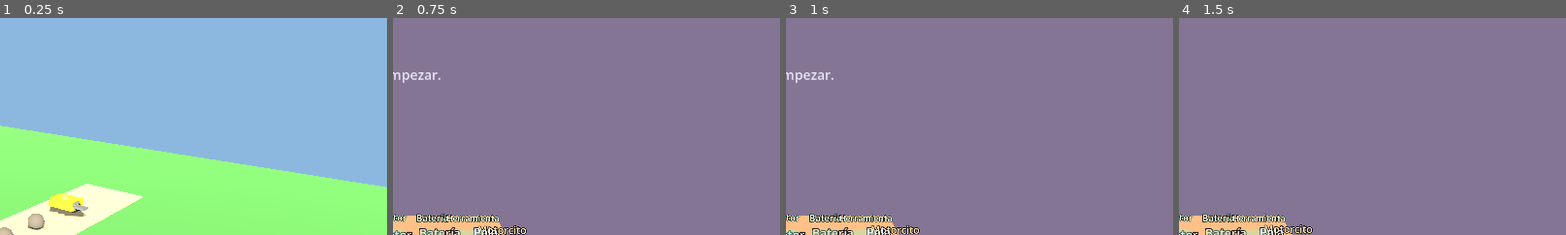
Above: before the commit, frames 1-4 (left to right).
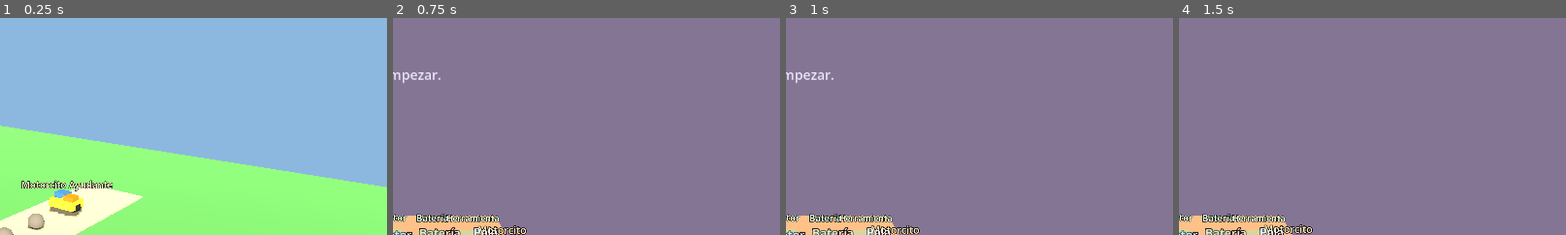
Above: after the commit, the same moments.

Repository: Zouler/project-igor
Game: Godot game, scene res://scenes/test_zone.tscn
The game is run twice, just before and just after one commit, with the same random seed, the same clock (stepped at 60 frames per second) and the same inputs. This scene is started directly instead of the project's main scene.
Inputs:
- Up to frame 1 (0.25 s): no input
- Up to frame 2 (0.75 s): click "Volver al taller" at 0.5 s
- Up to frame 3 (1 s): no input
- Up to frame 4 (1.5 s): click "Probar" at 1.25 s
The pictures show only the part of the screen within x 50-100%, y 0-50%; the shares and areas given below are measured in that part.

The runs differ from the first frame. In frame 1, 1.0% of the frame differs, in the area x 5-30%, y 74-92%; in frame 2, nothing differs; in frame 3, nothing differs; in frame 4, nothing differs.

Commit message:
MVP 0.6: BuildState autoload and workshop-to-test-zone continuity
- Add build_state.gd singleton (flags, set_from_workshop, is_complete)
- Register BuildState in project.godot autoload
- Workshop: snapshot build on Probar; reset clears BuildState
- Test Zone: machine visibility from state; motor/battery meshes; name label
- Typed access via preload to satisfy GDScript analyzer

Co-authored-by: Cursor <cursoragent@cursor.com>

Diff:
--- a/project.godot
+++ b/project.godot
@@ -15,6 +15,10 @@
 config/features=PackedStringArray("4.6", "Mobile")
 config/icon="res://icon.svg"
 
+[autoload]
+
+BuildState="*res://scripts/build_state.gd"
+
 [physics]
 
 3d/physics_engine="Jolt Physics"
--- a/scenes/test_zone.tscn
+++ b/scenes/test_zone.tscn
@@ -64,6 +64,20 @@
 radius = 0.07
 height = 0.14
 radial_segments = 12
+
+[sub_resource type="StandardMaterial3D" id="StandardMaterial3D_motor_tz"]
+albedo_color = Color(0.25, 0.45, 0.92, 1)
+roughness = 0.45
+
+[sub_resource type="BoxMesh" id="BoxMesh_motor_tz"]
+size = Vector3(0.24, 0.14, 0.22)
+
+[sub_resource type="StandardMaterial3D" id="StandardMaterial3D_battery_tz"]
+albedo_color = Color(0.92, 0.48, 0.12, 1)
+roughness = 0.5
+
+[sub_resource type="BoxMesh" id="BoxMesh_battery_tz"]
+size = Vector3(0.2, 0.14, 0.2)
 
 [sub_resource type="StandardMaterial3D" id="StandardMaterial3D_rock"]
 albedo_color = Color(0.48, 0.44, 0.4, 1)
@@ -133,6 +147,16 @@
 mesh = SubResource("CylinderMesh_tw")
 surface_material_override/0 = SubResource("StandardMaterial3D_wheel")
 
+[node name="Motor" type="MeshInstance3D" parent="Machine"]
+transform = Transform3D(1, 0, 0, 0, 1, 0, 0, 0, 1, -0.1, 0.2, -0.04)
+mesh = SubResource("BoxMesh_motor_tz")
+surface_material_override/0 = SubResource("StandardMaterial3D_motor_tz")
+
+[node name="Battery" type="MeshInstance3D" parent="Machine"]
+transform = Transform3D(1, 0, 0, 0, 1, 0, 0, 0, 1, 0.12, 0.19, 0.04)
+mesh = SubResource("BoxMesh_battery_tz")
+surface_material_override/0 = SubResource("StandardMaterial3D_battery_tz")
+
 [node name="Shovel" type="Node3D" parent="Machine"]
 transform = Transform3D(1, 0, 0, 0, 1, 0, 0, 0, 1, 0.32, 0.1, 0.1)
 
@@ -150,6 +174,15 @@
 transform = Transform3D(1, 0, 0, 0, 1, 0, 0, 0, 1, 0, 0.16, 0.04)
 mesh = SubResource("SphereMesh_core")
 surface_material_override/0 = SubResource("StandardMaterial3D_core")
+
+[node name="MachineNameLabel" type="Label3D" parent="Machine"]
+transform = Transform3D(1, 0, 0, 0, 1, 0, 0, 0, 1, 0, 0.44, 0)
+pixel_size = 0.0055
+billboard = 1
+modulate = Color(1, 0.95, 0.75, 1)
+outline_modulate = Color(0.06, 0.06, 0.1, 0.88)
+text = "Motorcito Ayudante"
+outline_size = 8
 
 [node name="Rocks" type="Node3D" parent="."]
 
--- /dev/null
+++ b/scripts/build_state.gd
@@ -0,0 +1,50 @@
+extends Node
+
+## Resumen global del armado completado en el taller (MVP; sin inventario complejo).
+## Registrado como Autoload «BuildState» en project.godot.
+
+var has_base: bool = false
+var has_wheels: bool = false
+var has_motor: bool = false
+var has_battery: bool = false
+var tool_type: String = ""
+
+
+func reset() -> void:
+	has_base = false
+	has_wheels = false
+	has_motor = false
+	has_battery = false
+	tool_type = ""
+
+
+func is_complete() -> bool:
+	return has_base and has_wheels and has_motor and has_battery and tool_type != ""
+
+
+func set_from_workshop(slots: Array) -> void:
+	reset()
+
+	for slot in slots:
+		if slot == null:
+			continue
+
+		var slot_type: int = int(slot.slot_type)
+		var has_part: bool = slot.placed_part != null
+
+		if not has_part:
+			continue
+
+		match slot_type:
+			0:
+				has_base = true
+			1:
+				has_wheels = true
+			2:
+				has_motor = true
+			3:
+				has_battery = true
+			4:
+				tool_type = "shovel"
+
+	print("BuildState set: ", has_base, has_wheels, has_motor, has_battery, tool_type)
--- a/scripts/test_zone.gd
+++ b/scripts/test_zone.gd
@@ -1,17 +1,44 @@
 extends Node3D
 
-## Zona de prueba MVP: la máquina completa despeja piedras del camino (solo Tweens, sin física).
+## Zona de prueba MVP: la máquina despeja piedras; aspecto según BuildState.
+
+const BuildStateScript := preload("res://scripts/build_state.gd")
 
 @onready var _igor_label: Label = %IgorMessageLabel
 @onready var _start_button: Button = %StartTestButton
 @onready var _back_button: Button = %BackToWorkshopButton
 
+var _build_state: BuildStateScript
+
 
 func _ready() -> void:
+	_build_state = get_node("/root/BuildState") as BuildStateScript
 	_setup_camera()
+	_apply_machine_from_build_state()
 	_igor_label.text = "Probemos la nueva máquina."
 	_start_button.pressed.connect(_on_start_pressed)
 	_back_button.pressed.connect(_on_back_pressed)
+
+
+func _apply_machine_from_build_state() -> void:
+	print("TestZone BuildState complete: ", _build_state.is_complete())
+	var machine := $Machine as Node3D
+	var use_fallback: bool = not _build_state.is_complete()
+
+	var show_base: bool = use_fallback or _build_state.has_base
+	var show_wheels: bool = use_fallback or _build_state.has_wheels
+	var show_motor: bool = use_fallback or _build_state.has_motor
+	var show_battery: bool = use_fallback or _build_state.has_battery
+	var show_shovel: bool = _build_state.tool_type == "shovel"
+	var show_core: bool = use_fallback or _build_state.is_complete()
+
+	machine.get_node("Body").visible = show_base
+	machine.get_node("Wheels").visible = show_wheels
+	machine.get_node("Motor").visible = show_motor
+	machine.get_node("Battery").visible = show_battery
+	machine.get_node("Shovel").visible = show_shovel
+	machine.get_node("MotorlingCore").visible = show_core
+	machine.get_node("MachineNameLabel").visible = show_base
 
 
 func _setup_camera() -> void:
--- a/scripts/workshop.gd
+++ b/scripts/workshop.gd
@@ -1,6 +1,8 @@
 extends Node3D
 
 ## Escena principal 3D del taller: selección de pieza + click en slot, validación con «Probar».
+
+const BuildStateScript := preload("res://scripts/build_state.gd")
 
 const DBG_WORKSHOP := false ## Poné en true para ver señales (prefijo [IGOR workshop]).
 
@@ -17,6 +19,7 @@
 var _selected_part: Node = null
 var _validation_slots: Array = []
 var _igor_guide: RefCounted
+var _build_state: BuildStateScript
 ## Transform local inicial de cada pieza respecto a Parts (para Reiniciar).
 var _part_initial_transform: Dictionary = {}
 ## Evita programar varias veces el cambio a la zona de prueba si se aprieta Probar repetidamente.
@@ -24,6 +27,7 @@
 
 
 func _ready() -> void:
+	_build_state = get_node("/root/BuildState") as BuildStateScript
 	_igor_guide = IgorGuideScript.new()
 	_setup_camera()
 	_title_label.text = "Taller I.G.O.R."
@@ -133,6 +137,7 @@
 	if _test_zone_transition_scheduled:
 		return
 	_test_zone_transition_scheduled = true
+	_build_state.set_from_workshop(_validation_slots)
 	var motorling := get_node_or_null("MotorlingPlaceholder")
 	if motorling != null and motorling.has_method("success_pulse"):
 		motorling.success_pulse()
@@ -163,6 +168,7 @@
 
 func _on_reset_pressed() -> void:
 	_test_zone_transition_scheduled = false
+	_build_state.reset()
 	_clear_selection_visual()
 	for slot: Node in _validation_slots:
 		var p: Node = slot.placed_part
Not shown: 1 places in scenes/test_zone.tscn that only renumber resources
Not shown, added: scripts/build_state.gd.uid
Not shown, added: scripts/test_zone.gd.uid
